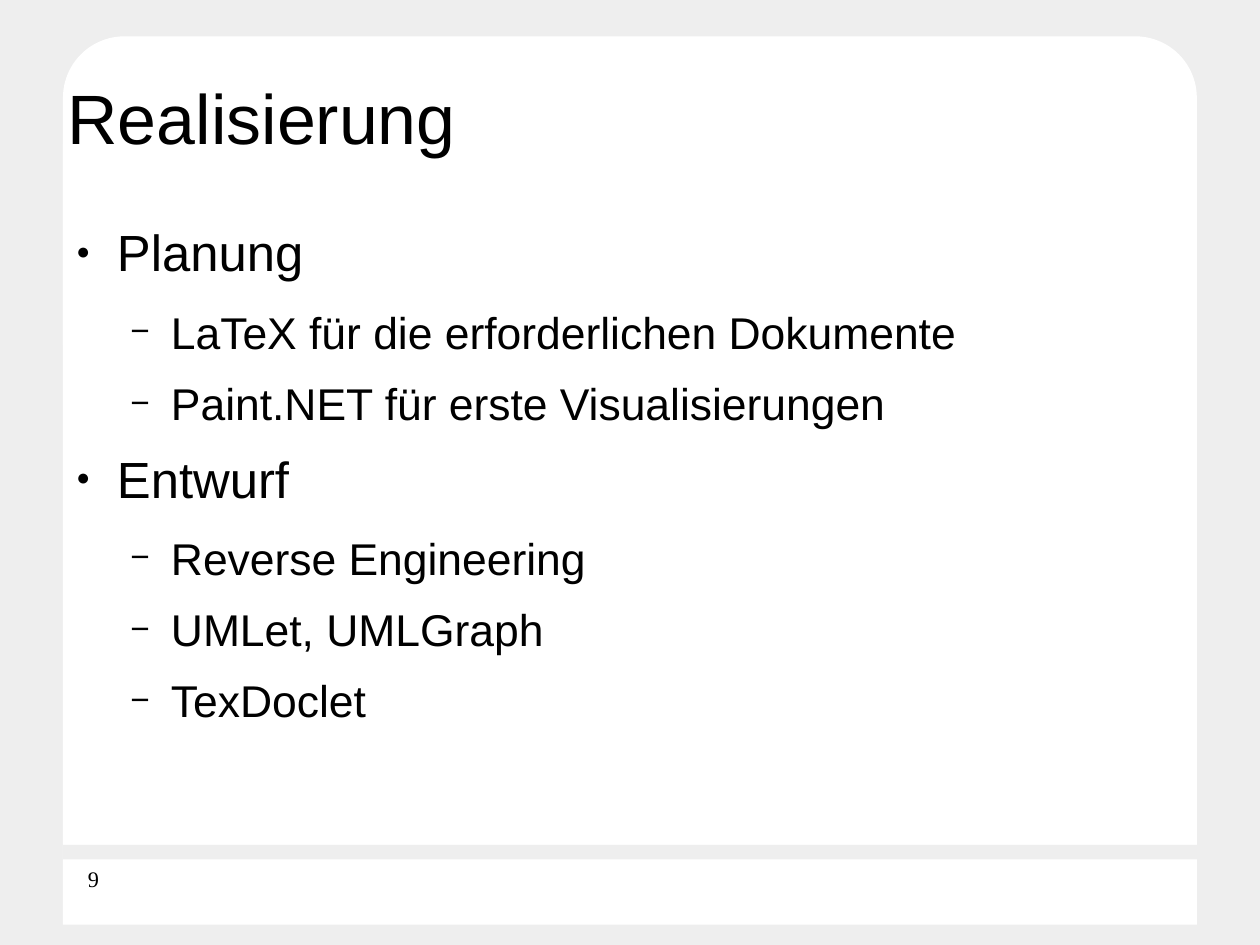
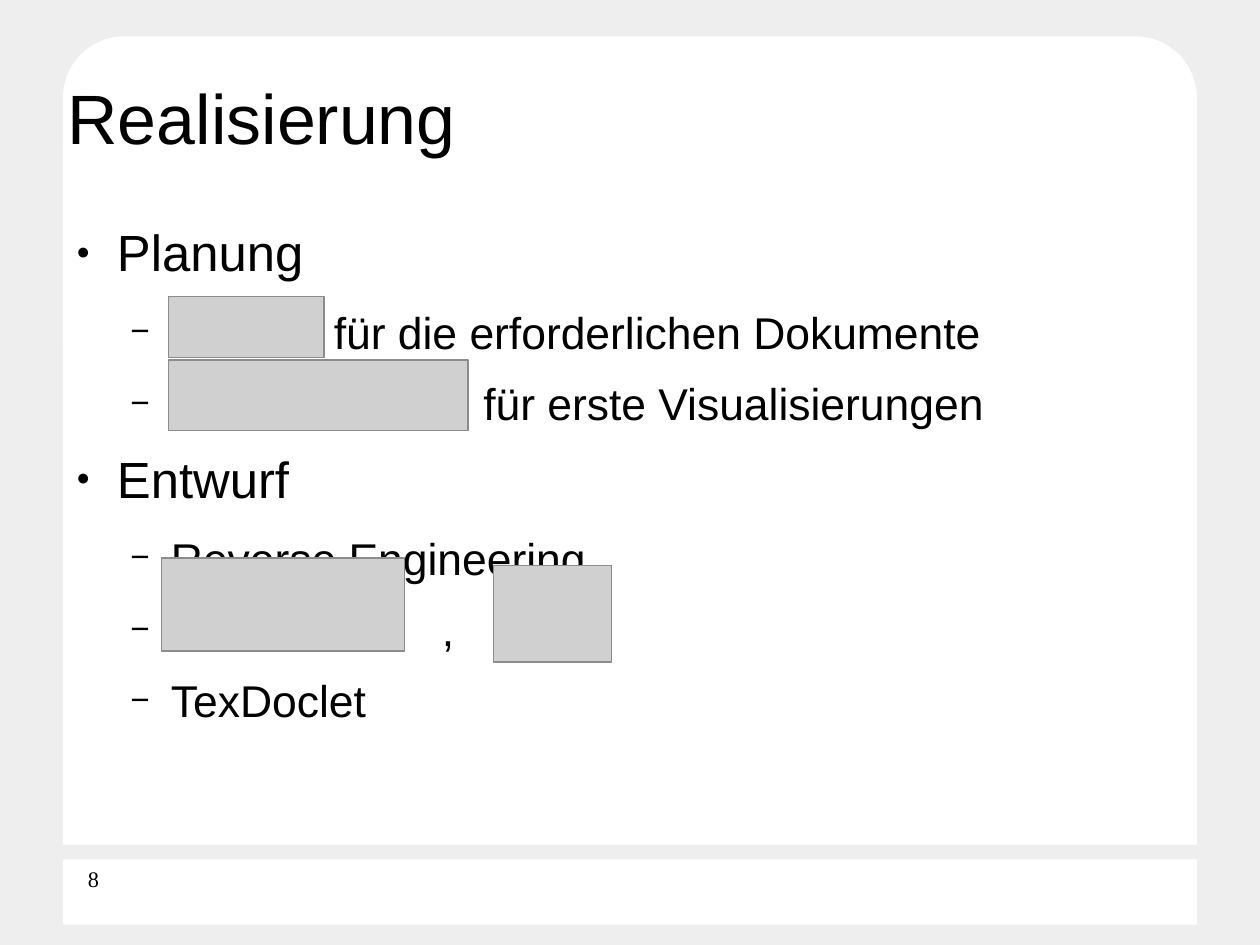
Before and after one commit to Die-anonymen-PSEler/archive, a slide deck: slide 8 of pse-5/final-presentation.odp (slide 9 before the commit). Drawn at 1260x945 pixels with LibreOffice and Linux fonts; fonts in the diff are those of the drawing; grey boxes stand for pictures; background and template pictures are left out. Boxes give left, top, right and bottom in pixels: in the first picture for what was removed or moved away, otherwise in the second. Text is boxed around its words. In the diff, an @@ line names an element or a change of style, - is before the commit and + after.

```diff
--- a/pse-5/final-presentation.odp
+++ b/pse-5/final-presentation.odp
@@ picture added at bbox=[169, 296, 325, 358] @@
@@ picture added at bbox=[169, 360, 469, 430] @@
@@ picture added at bbox=[161, 558, 405, 651] @@
@@ picture added at bbox=[494, 566, 612, 662] @@
@@ text at bbox=[171, 613, 543, 655]: text changed @@
-  − UMLet, UMLGraph
+  − ,
@@ page number at bbox=[88, 872, 99, 888]: text changed @@
-9
+8
```
Also in this commit, not shown: 6 other slides changed, 1 slide added, 2 slides removed, 15 other files.
